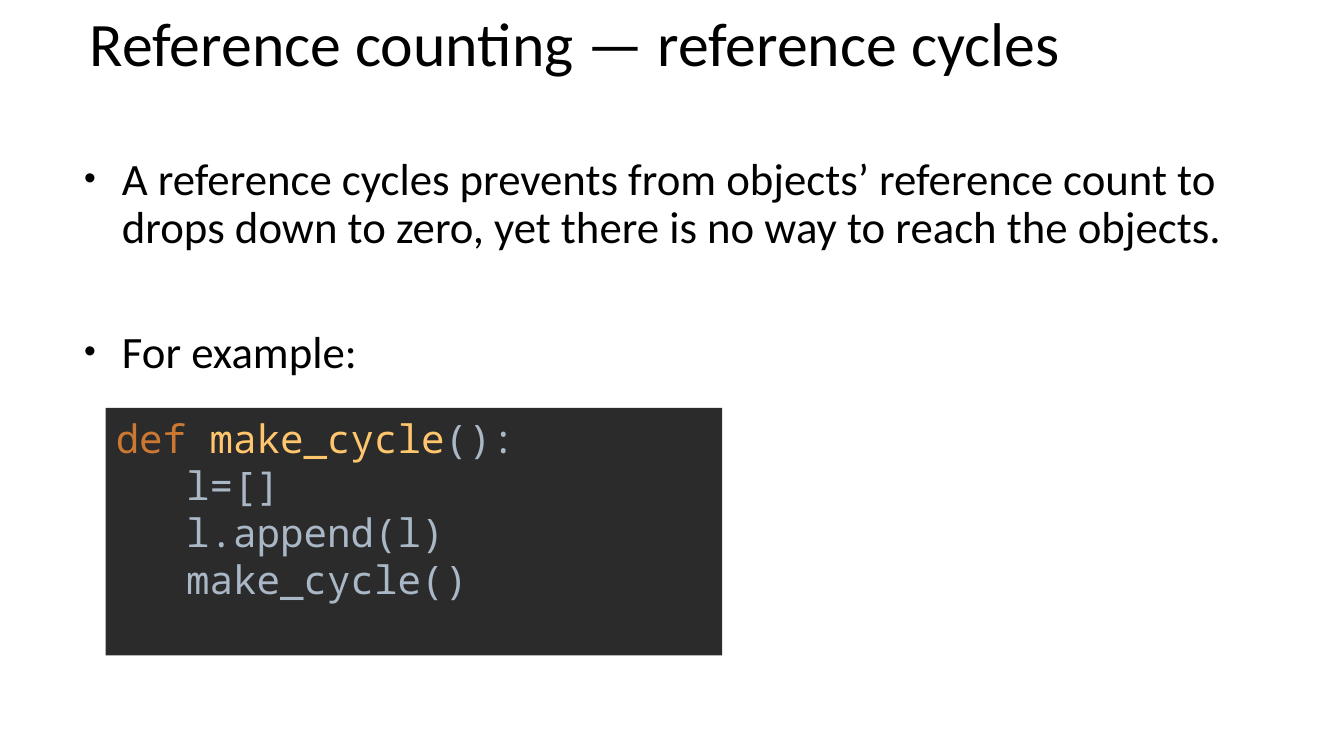
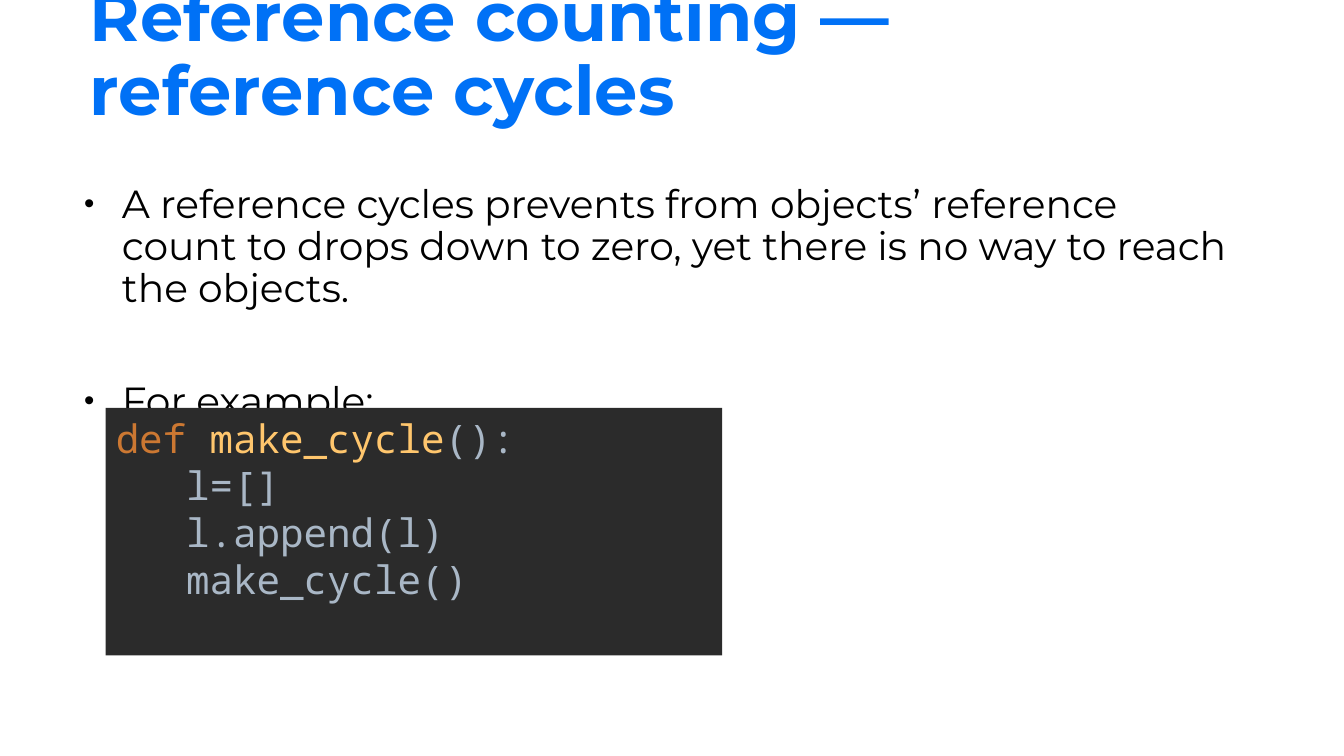
Before and after one commit to Spax04/PythonCourse, a slide deck: slide 59 of adv_new/Module 01 - Advanced technics.pptx. Drawn at 1344x756 pixels with LibreOffice and Linux fonts; fonts in the diff are those of the drawing; background and template pictures are left out. Boxes give left, top, right and bottom in pixels: in the first picture for what was removed or moved away, otherwise in the second. Text is boxed around its words. In the diff, an @@ line names an element or a change of style, - is before the commit and + after.

```diff
--- a/adv_new/Module 01 - Advanced technics.pptx
+++ b/adv_new/Module 01 - Advanced technics.pptx
@@ title "Reference counting — reference cycles": place and size @@
-title "Reference counting — reference cycles" at <box>90,23,1059,77</box>
+title "Reference counting — reference cycles" at <box>90,0,800,129</box>
@@ title "Reference counting — reference cycles" at <box>90,0,800,129</box>: size 44.1 to 49 pt, font Calibri to Montserrat, text colour #000000 to #0071F6, bold on @@
@@ text "A reference cycles prevents from ...": place and size @@
-text "A reference cycles prevents from ..." at <box>122,163,1221,376</box>
+text "A reference cycles prevents from ..." at <box>122,188,1227,425</box>
@@ text "A reference cycles prevents from ..." at <box>122,188,1227,425</box>: size 32 to 28 pt, font Calibri to Montserrat @@
```
Also in this commit, not shown: 65 other slides changed, 15 other files.
